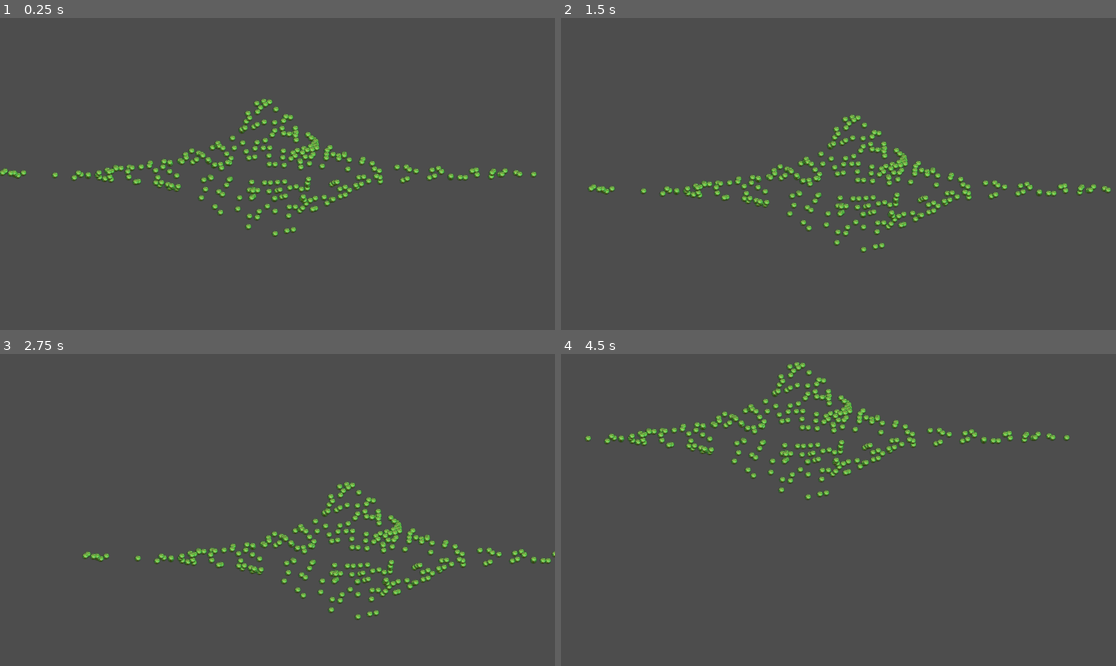
Above: before the commit, frames 1-4 (two rows, left to right).
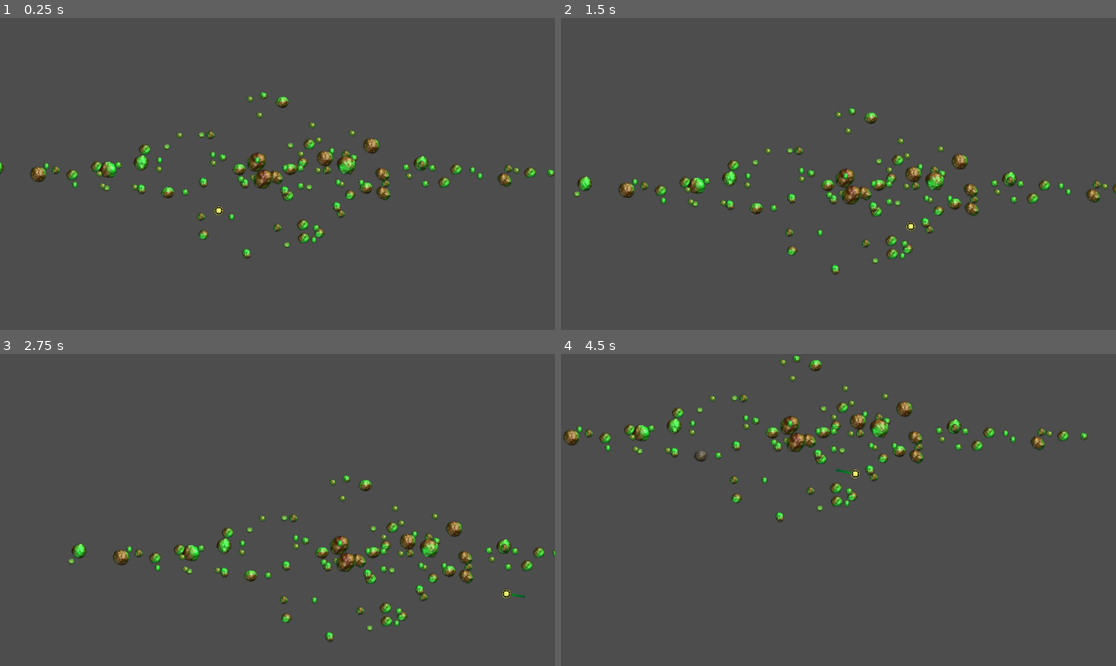
Above: after the commit, the same moments.

Repository: ramhacks/space-game-remake
Game: Godot game, scene res://survival.tscn
Same seed, same stepped clock (60 frames per second), same inputs: the game is played once before the commit and once after it.
Inputs (mouse positions are in pixels of both pictures, inside the frame that each line leads up to):
- Up to frame 1 (0.25 s): no input
- Up to frame 2 (1.5 s): tap Enter at 0.5 s; move the mouse to (960, 158) at 0.52 s; hold Right (move_right, bound only after the commit) 0.53-1.25 s; click (960, 158) at 0.67 s; drag from (727, 189) to (810, 236) at 1.27 s
- Up to frame 3 (2.75 s): tap Space at 2 s; move the mouse to (333, 441) at 2.02 s; hold Right (move_right, bound only after the commit) from 2.03 s (still down); click (333, 441) at 2.17 s
- Up to frame 4 (4.5 s): release Right (move_right, bound only after the commit) at 2.75 s; tap Enter at 2.75 s; drag from (810, 572) to (672, 463) at 2.77 s; tap Space at 3.5 s; move the mouse to (1005, 556) at 3.52 s; hold Left (move_left, bound only after the commit) 3.53-4.25 s; click (1005, 556) at 3.67 s; drag from (672, 463) to (755, 432) at 4.27 s

The runs differ from the first frame. In frame 1, 6.9% of the frame differs, in the area x 0-100%, y 23-78%; in frame 2, 6.9%, in the area x 2-100%, y 28-83%; in frame 3, 6.7%; in frame 4, 6.8%.

Commit message:
Miner Tower
Implmented the miner tower, located in the towers folder as a seperate scene

Diff:
--- a/the-space-game/Asteroid GD/Asteroid_Script.gd
+++ b/the-space-game/Asteroid GD/Asteroid_Script.gd
@@ -1,13 +1,65 @@
 extends Sprite2D
-#Attached to each asteroid object defines its properties
 
-# Called when the node enters the scene tree for the first time.
+#Script for each individual asteroid, this is the asteroid class
+
+
+#public variables below
+
+#892 - 932 //evens are full, odds are empty (start as random number between this but only even number
+
+var resources = 10
+var asteroid_size = 0
+
+var texture_path
 func _ready() -> void:
 	pass
 
-func setname(name):
-	print(name)
+func set_random_size():
+	var random = RandomNumberGenerator.new()
+	random.randomize()
+
+
+	# fix so that larger numbers are generated not as often as the smaller numbers, put a weight to them
+	self.asteroid_size = min(random.randi_range(892, 932), random.randi_range(892, 932), random.randi_range(892, 932))
+	#--------------------------------------------------------
+
+
+	if(self.asteroid_size % 2):
+		if((self.asteroid_size + 1) > 932):
+			self.asteroid_size = self.asteroid_size - 1
+		else:
+			self.asteroid_size = self.asteroid_size + 1
+	self.texture_path = "res://Asteroid_Images/" + str(self.asteroid_size) + '.png'
+
+
+func assign_full_texture():
+	texture = load(self.texture_path)
+
+func assign_empty_texture():
+	self.texture_path = "res://Asteroid_Images/" + str(self.asteroid_size+1) + '.png'
+	texture = load(self.texture_path)
+
+
+func setresources(amount): #set resources
+	self.resources = amount
+
+
+
+func extractresources(change): #change resources by a certain amount, if no more resources return 0 if
+	#some left return 1
+	if(self.resources > 0):
+		self.resources -= change
+		return 1
+	else:
+		assign_empty_texture()
+		return 0
+
 
 # Called every frame. 'delta' is the elapsed time since the previous frame.
 func _process(delta: float) -> void:
 	pass
+
+func _on_area_2d_input_event(viewport: Node, event: InputEvent, shape_idx: int) -> void:
+	if event is InputEventMouseButton and event.pressed:
+		if event.button_index == MOUSE_BUTTON_LEFT:
+			extractresources(10)
--- /dev/null
+++ b/the-space-game/Asteroid GD/asteroid_collision.gd
@@ -0,0 +1,12 @@
+extends Area2D
+
+
+
+# Called when the node enters the scene tree for the first time.
+func _ready() -> void:
+	pass # Replace with function body.
+
+
+# Called every frame. 'delta' is the elapsed time since the previous frame.
+func _process(delta: float) -> void:
+	pass
--- a/the-space-game/Asteroid GD/asteroid_gen.gd
+++ b/the-space-game/Asteroid GD/asteroid_gen.gd
@@ -20,8 +20,8 @@
 
 	var angle = 11 #w
 
-	var height = 150 # how tall it is, every iteration make smaller to generate asteroid along it
-	var width =  100#how wide the wave is
+	var height = 180 # how tall it is, every iteration make smaller to generate asteroid along it
+	var width =  140#how wide the wave is
 
 
 	var transformx = int(-(get_viewport_rect().size.x/2)+(get_viewport_rect().size.x/50))
@@ -29,15 +29,15 @@
 
 	var center = [int(get_viewport_rect().size.x/2), transformy*-1]
 
-	var place_chance = 15 #chance of placing asteroid, right now it is 10%
+	var place_chance = 12 #chance of placing asteroid, right now it is 10%
    #change it so that generates more toward center point
    #do this by getting distance from center, the closer it is the higher the chance of placing it
 
 
-	var asteroid_x_spread = 4 #spread of asteroids over the x-axis
+	var asteroid_x_spread = 10 #spread of asteroids over the x-axis
 
 
-	var loopamount = 12 #amount of times to iterate over smaller wave
+	var loopamount = 15 #amount of times to iterate over smaller wave
 	for j in range(0, loopamount):
 		var random_chance_change = random.randf_range(1.5,2)
 		var asteroid_separation = random.randf_range(1, 3)  #amount asteroids are separated over the x axis
@@ -50,9 +50,13 @@
 			var distance = sqrt(((center[0]-x_pos)**2)+(center[1]-y_pos)**2) # calculate the distance from the center point (this will change when we make the center point 0, 0)
 			var place = random.randi_range(0, int(distance))
 			if(place < place_chance and x_pos < get_viewport_rect().size.x):
-				var jiggle_asteroid = random.randi_range(-10, 10)  #if place is less then 10 place asteroid
+				var jiggle_asteroid = random.randi_range(-50, 50)  #if place is less then 10 place asteroid
 				var asteroid = preload( "res://Asteroid_Gen/asteroid.tscn")
+
 				var s = asteroid.instantiate()
+				s.get_node("Sprite2D").set_random_size()
+
+				s.get_node("Sprite2D").assign_full_texture()
 				s.position.x = x_pos + jiggle_asteroid
 				s.position.y = y_pos
 				self.add_child(s)
@@ -65,9 +69,12 @@
 			var distance = sqrt(((center[0]-x_pos)**2)+(center[1]-y_pos)**2) # calculate the distance from the center point (this will change when we make the center point 0, 0)
 			var place = random.randi_range(0, int(distance))
 			if(place < place_chance and x_pos < get_viewport_rect().size.x):
-				var jiggle_asteroid = random.randi_range(-10, 10)  #if place is less then 10 place asteroid
+				var jiggle_asteroid = random.randi_range(-50, 50)  #if place is less then 10 place asteroid
 				var asteroid = preload( "res://Asteroid_Gen/asteroid.tscn")
+
 				var s = asteroid.instantiate()
+				s.get_node("Sprite2D").set_random_size()
+				s.get_node("Sprite2D").assign_full_texture()
 				s.position.x = x_pos + jiggle_asteroid
 				s.position.y = y_pos
 				self.add_child(s)
--- a/the-space-game/Asteroid_Gen/asteroid.tscn
+++ b/the-space-game/Asteroid_Gen/asteroid.tscn
@@ -1,8 +1,19 @@
-[gd_scene load_steps=3 format=3 uid="uid://ooitrepr3xpn"]
+[gd_scene load_steps=4 format=3 uid="uid://cfeksehulo62x"]
 
-[ext_resource type="Texture2D" uid="uid://dd8lwsmwdhokv" path="res://Asteroid_Images/890.png" id="1_4fakc"]
-[ext_resource type="Script" path="res://Asteroid GD/Asteroid_Script.gd" id="1_gioje"]
+[ext_resource type="Script" path="res://Asteroid GD/asteroid_collision.gd" id="1_8gv7b"]
+[ext_resource type="Script" path="res://Asteroid GD/Asteroid_Script.gd" id="1_ejgq3"]
 
-[node name="Asteroid" type="Sprite2D"]
-texture = ExtResource("1_4fakc")
-script = ExtResource("1_gioje")
+[sub_resource type="CircleShape2D" id="CircleShape2D_fbfk6"]
+
+[node name="Asteroid" type="Area2D"]
+script = ExtResource("1_8gv7b")
+
+[node name="Sprite2D" type="Sprite2D" parent="."]
+z_index = 1
+script = ExtResource("1_ejgq3")
+
+[node name="CollisionShape2D" type="CollisionShape2D" parent="."]
+shape = SubResource("CircleShape2D_fbfk6")
+
+[connection signal="input_event" from="." to="Sprite2D" method="_on_area_2d_input_event"]
+[connection signal="mouse_entered" from="." to="Sprite2D" method="_on_area_2d_mouse_entered"]
--- a/the-space-game/camera_2d.gd
+++ b/the-space-game/camera_2d.gd
@@ -13,11 +13,7 @@
 
 var dragging = false
 
-
-
-
 func _input(event):
-
 	if event is InputEventMouseButton:
 		if event.is_pressed():
 			mouse_start_pos = event.position
@@ -38,5 +34,4 @@
 
 
 	elif event is InputEventMouseMotion and dragging:
-		print("drag")
 		position = (mouse_start_pos - event.position)/zoom + screen_start_position
--- a/the-space-game/project.godot
+++ b/the-space-game/project.godot
@@ -15,6 +15,34 @@
 config/features=PackedStringArray("4.3", "GL Compatibility")
 config/icon="res://icon.svg"
 
+[input]
+
+BUTTON_LEFT={
+"deadzone": 0.5,
+"events": [Object(InputEventMouseButton,"resource_local_to_scene":false,"resource_name":"","device":-1,"window_id":0,"alt_pressed":false,"shift_pressed":false,"ctrl_pressed":false,"meta_pressed":false,"button_mask":0,"position":Vector2(0, 0),"global_position":Vector2(0, 0),"factor":1.0,"button_index":1,"canceled":false,"pressed":false,"double_click":false,"script":null)
+]
+}
+move_right={
+"deadzone": 0.5,
+"events": [Object(InputEventKey,"resource_local_to_scene":false,"resource_name":"","device":-1,"window_id":0,"alt_pressed":false,"shift_pressed":false,"ctrl_pressed":false,"meta_pressed":false,"pressed":false,"keycode":0,"physical_keycode":4194321,"key_label":0,"unicode":0,"location":0,"echo":false,"script":null)
+]
+}
+move_left={
+"deadzone": 0.5,
+"events": [Object(InputEventKey,"resource_local_to_scene":false,"resource_name":"","device":-1,"window_id":0,"alt_pressed":false,"shift_pressed":false,"ctrl_pressed":false,"meta_pressed":false,"pressed":false,"keycode":0,"physical_keycode":4194319,"key_label":0,"unicode":0,"location":0,"echo":false,"script":null)
+]
+}
+move_down={
+"deadzone": 0.5,
+"events": [Object(InputEventKey,"resource_local_to_scene":false,"resource_name":"","device":-1,"window_id":0,"alt_pressed":false,"shift_pressed":false,"ctrl_pressed":false,"meta_pressed":false,"pressed":false,"keycode":0,"physical_keycode":4194322,"key_label":0,"unicode":0,"location":0,"echo":false,"script":null)
+]
+}
+move_up={
+"deadzone": 0.5,
+"events": [Object(InputEventKey,"resource_local_to_scene":false,"resource_name":"","device":-1,"window_id":0,"alt_pressed":false,"shift_pressed":false,"ctrl_pressed":false,"meta_pressed":false,"pressed":false,"keycode":0,"physical_keycode":4194320,"key_label":0,"unicode":0,"location":0,"echo":false,"script":null)
+]
+}
+
 [rendering]
 
 renderer/rendering_method="gl_compatibility"
--- a/the-space-game/survival.gd
+++ b/the-space-game/survival.gd
@@ -3,10 +3,18 @@
 
 # Called when the node enters the scene tree for the first time.
 func _ready() -> void:
+
 	var scene = preload("res://Asteroid_Gen/asteroid_field.tscn")
+	var tower = preload("res://towers/miner.tscn")
 	var instance = scene.instantiate()
+	var ins = tower.instantiate()
 	self.add_child(instance)
-	print(self.get_children())
+
+	self.add_child(ins)
+
+
+
+
 
 
 
--- /dev/null
+++ b/the-space-game/towers/mine.gd
@@ -0,0 +1,36 @@
+extends Area2D
+
+var timer
+
+var line_node
+# Called when the node enters the scene tree for the first time.
+func _ready() -> void:
+	timer = self.get_node("Timer")
+	timer.set_wait_time(2)
+	timer.start()
+	line_node = self.get_node("Mining_Laser")
+
+# Called every frame. 'delta' is the elapsed time since the previous frame.
+func _process(delta: float) -> void:
+	pass
+
+func _physics_process(delta):
+	if Input.is_action_pressed("move_right"):
+		# Move as long as the key/button is pressed.
+		position.x += 5
+	elif Input.is_action_pressed("move_left"):
+		position.x -= 5
+
+	elif Input.is_action_pressed("move_down"):
+		position.y += 5
+
+	elif Input.is_action_pressed("move_up"):
+		position.y -= 5
+
+
+
+func _on_timer_timeout() -> void:
+	line_node.clear_points()
+	self.get_node("Sprite2D").mine(line_node)
+
+	timer.start()
--- /dev/null
+++ b/the-space-game/towers/miner.gd
@@ -0,0 +1,76 @@
+extends Sprite2D
+
+
+
+var asteroids_in_range = {}
+var upgrade_level = 1
+
+var upgrade_resource_drain = {
+	1: 5,
+	2: 10,
+	3: 20
+}
+
+var closest = false
+var valid = false
+var current_drained
+
+var powered = true # temporary until power is implemented
+
+
+# Called when the node enters the scene tree for the first time.
+func _ready() -> void:
+	pass
+
+
+func distance(input_vector, target_vector):
+	#calculate distance between 2 points to find the smallest
+	var p1 = (target_vector.x - input_vector.x)**2
+	var p2 = (target_vector.y - input_vector.y)**2
+	return sqrt(p1+p2)
+
+# Called every frame. 'delta' is the elapsed time since the previous frame.
+func _process(delta: float) -> void:
+	for asteroid in asteroids_in_range:
+		if !closest:
+			closest = asteroids_in_range[asteroid]
+		else:
+			if(distance(self.position, asteroids_in_range[asteroid].global_position) < distance(self.position, closest.global_position)  or current_drained):
+				closest = asteroids_in_range[asteroid]
+				current_drained = true
+				valid = true
+
+func mine(line_node):
+
+
+	if(valid and powered): #only mine if there is a node nearby and powered
+		line_node.add_point(to_local(self.global_position))
+		line_node.add_point(to_local(closest.global_position))
+
+		#create mining laser graphic
+
+		closest.get_node("Sprite2D").extractresources(upgrade_resource_drain[upgrade_level])
+		#print(closest, closest.get_node("Sprite2D").resources)
+		if(closest.get_node("Sprite2D").resources <= 0):
+			#asteroid is empty, move to next available asteroid in range
+			current_drained = true
+			closest.get_node("Sprite2D").assign_empty_texture()
+			asteroids_in_range.erase(closest)
+			valid = false
+
+
+
+
+#when miner is powered, start to mine
+func recieve_power():
+	powered = true
+
+
+func _on_miner_area_entered(area: Area2D) -> void:
+	closest = Vector2(0,0)
+	asteroids_in_range[area] = area
+
+
+
+func _on_miner_area_exited(area: Area2D) -> void:
+	asteroids_in_range.erase(area)
--- /dev/null
+++ b/the-space-game/towers/miner.tscn
@@ -0,0 +1,40 @@
+[gd_scene load_steps=7 format=3 uid="uid://c6np11nexofah"]
+
+[ext_resource type="Script" path="res://towers/mine.gd" id="1_2thg4"]
+[ext_resource type="Texture2D" uid="uid://74vxxnfct1cd" path="res://images/303.png" id="1_ooltd"]
+[ext_resource type="Script" path="res://towers/miner.gd" id="2_7igyp"]
+[ext_resource type="Script" path="res://towers/mining_laser.gd" id="4_njm1e"]
+
+[sub_resource type="Gradient" id="Gradient_okg80"]
+offsets = PackedFloat32Array(0, 0.458333, 1)
+colors = PackedColorArray(0.0132408, 0.597205, 0.093748, 1, 0.00868765, 0.922699, 0, 1, 0.0183086, 0.319085, 0.184432, 1)
+metadata/_snap_count = 12
+
+[sub_resource type="CircleShape2D" id="CircleShape2D_rqckh"]
+radius = 38.0526
+
+[node name="Miner" type="Area2D"]
+position = Vector2(453, 401)
+collision_mask = 3
+script = ExtResource("1_2thg4")
+
+[node name="Mining_Laser" type="Line2D" parent="."]
+width = 5.0
+default_color = Color(0.192157, 0.988235, 0.164706, 1)
+gradient = SubResource("Gradient_okg80")
+script = ExtResource("4_njm1e")
+
+[node name="Sprite2D" type="Sprite2D" parent="."]
+z_index = 1
+texture = ExtResource("1_ooltd")
+script = ExtResource("2_7igyp")
+
+[node name="CollisionShape2D" type="CollisionShape2D" parent="."]
+shape = SubResource("CircleShape2D_rqckh")
+
+[node name="Timer" type="Timer" parent="."]
+
+[connection signal="area_entered" from="." to="." method="_on_area_entered"]
+[connection signal="area_entered" from="." to="Sprite2D" method="_on_miner_area_entered"]
+[connection signal="area_exited" from="." to="Sprite2D" method="_on_miner_area_exited"]
+[connection signal="timeout" from="Timer" to="." method="_on_timer_timeout"]
--- /dev/null
+++ b/the-space-game/towers/mining_laser.gd
@@ -0,0 +1,12 @@
+extends Line2D
+
+
+# Called when the node enters the scene tree for the first time.
+func _ready() -> void:
+	points = [ Vector2.ZERO, Vector2.ZERO ]
+
+
+
+# Called every frame. 'delta' is the elapsed time since the previous frame.
+func _process(delta: float) -> void:
+	pass
Not shown, removed: the-space-game/Asteroid_Images/890.png.import
Renamed: the-space-game/Asteroid_Images/890.png -> the-space-game/Asteroid_Images/892.png
Not shown, added: the-space-game/Asteroid_Images/892.png.import
Renamed: the-space-game/Asteroid_Images/935.png -> the-space-game/Asteroid_Images/893.png
Not shown, added: the-space-game/Asteroid_Images/893.png.import
Not shown, changed: the-space-game/Asteroid_Images/894.png.import
Renamed: the-space-game/Asteroid_Images/937.png -> the-space-game/Asteroid_Images/895.png
Not shown, added: the-space-game/Asteroid_Images/895.png.import
Not shown, changed: the-space-game/Asteroid_Images/896.png.import
Renamed: the-space-game/Asteroid_Images/939.png -> the-space-game/Asteroid_Images/897.png
Not shown, added: the-space-game/Asteroid_Images/897.png.import
Not shown, changed: the-space-game/Asteroid_Images/898.png.import
(and 570 more such lines)
